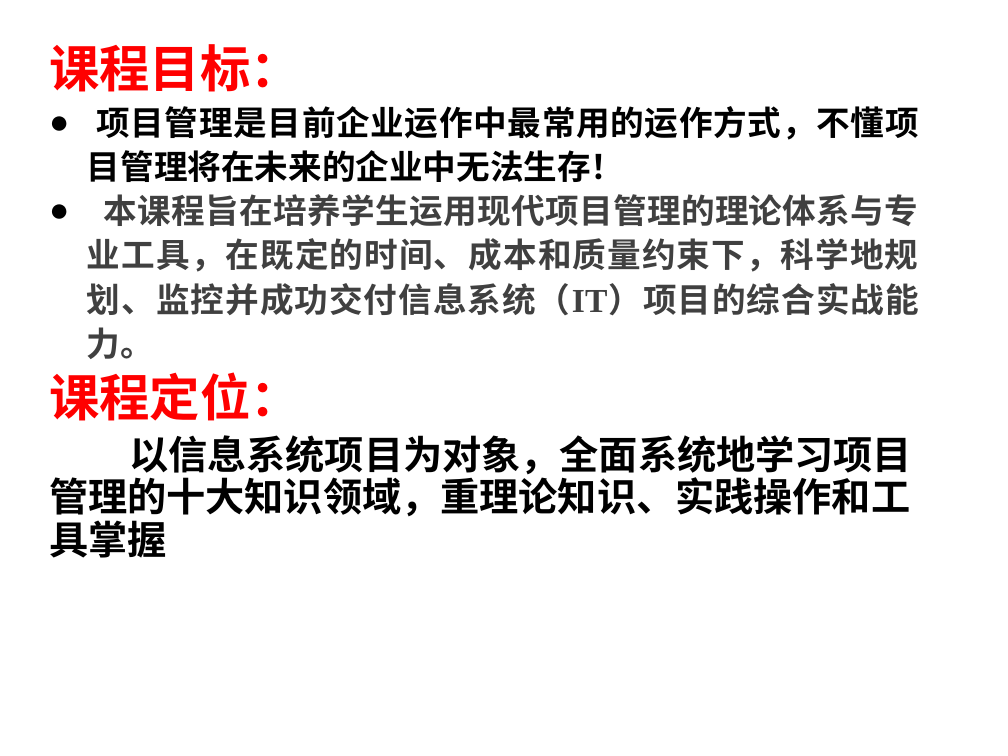
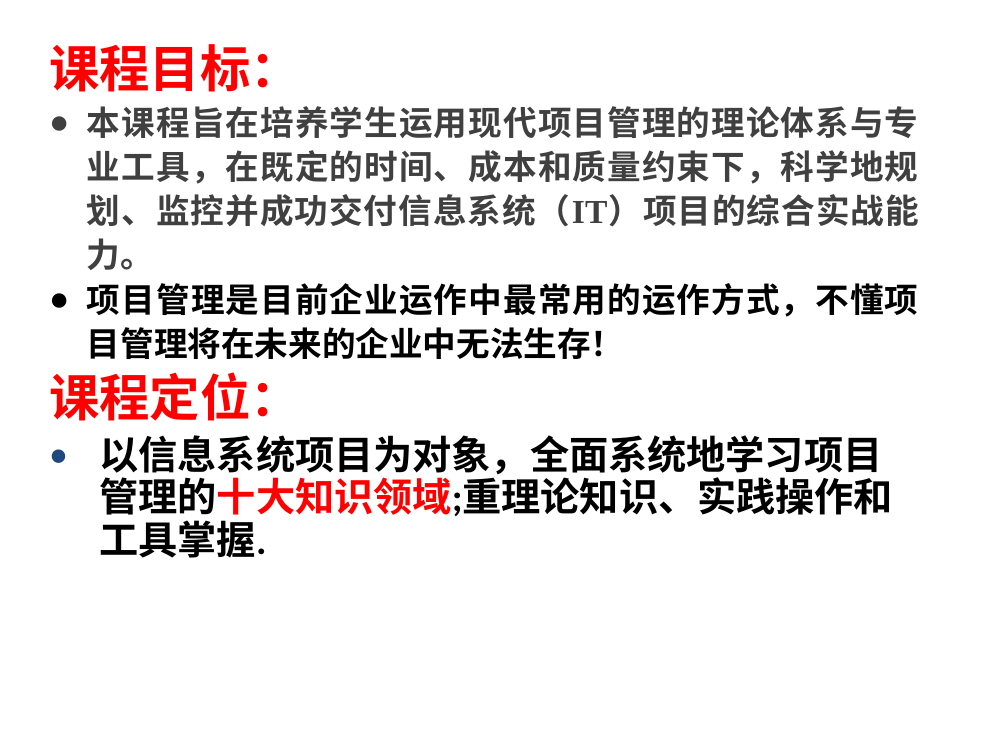
Before and after one commit to yanghui58/project_manager, a slide deck: slide 3 of 第1章 信息系统项目的特点与规划.pptx. Drawn at 1008x756 pixels with LibreOffice and Linux fonts; fonts in the diff are those of the drawing; background and template pictures are left out. Boxes give left, top, right and bottom in pixels: in the first picture for what was removed or moved away, otherwise in the second. Text is boxed around its words. In the diff, an @@ line names an element or a change of style, - is before the commit and + after.

```diff
--- a/第1章 信息系统项目的特点与规划.pptx
+++ b/第1章 信息系统项目的特点与规划.pptx
@@ text at <box>87,106,919,270</box>: paragraph added @@
+  ● 本课程旨在培养学生运用现代项目管理的理论体系与专业工具，在既定的时间、成本和质量约束下，科学地规划、监控并成功交付信息系统（IT）项目的综合实战能力。
@@ text at <box>87,194,919,359</box>: paragraph removed @@
-  ● 本课程旨在培养学生运用现代项目管理的理论体系与专业工具，在既定的时间、成本和质量约束下，科学地规划、监控并成功交付信息系统（IT）项目的综合实战能力。
@@ text at <box>99,435,893,558</box>: text changed @@
-以信息系统项目为对象，全面系统地学习项目管理的十大知识领域，重理论知识、实践操作和工具掌握
+● 以信息系统项目为对象，全面系统地学习项目管理的十大知识领域;重理论知识、实践操作和工具掌握.
```
Also in this commit, not shown: 16 other slides changed, 2 slides added, 1 other file.
